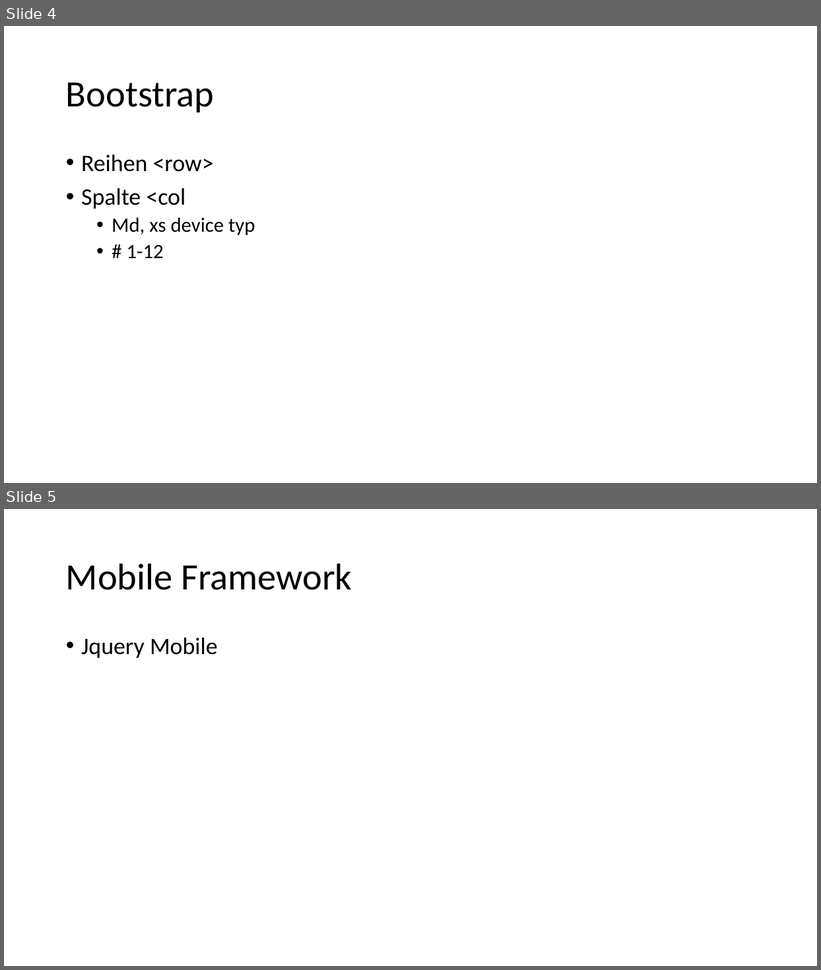
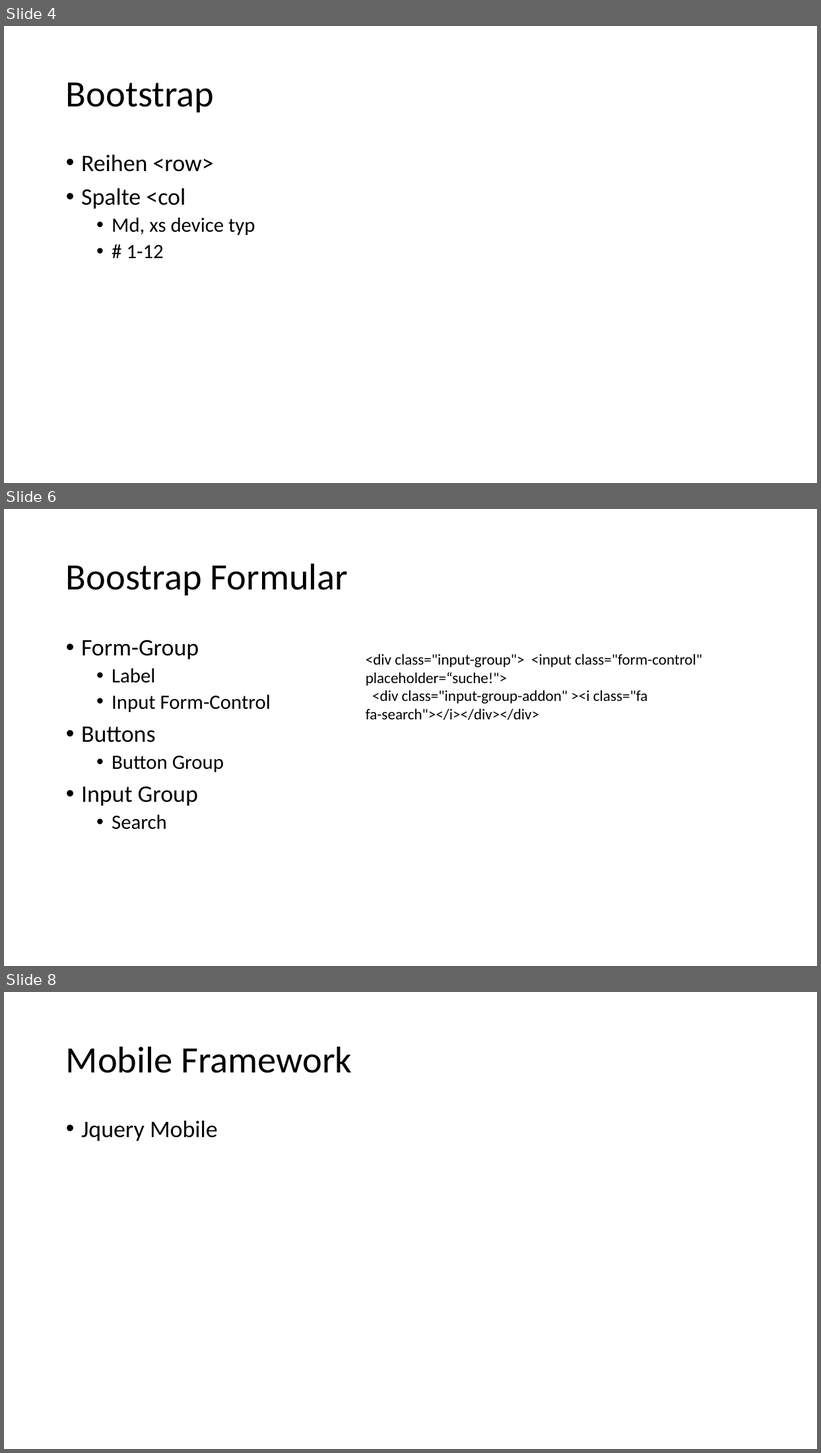
Before and after one commit to ppedvAG/WebformsKurs, a slide deck: 06DesignSEO.pptx. Shown one above the other, each under a label of ours: slides 4 and 5 before the commit, slides 4, 6 and 8 after it; the slides between them are not shown. The pictures are 821x970 and 821x1453 pixels, drawn with LibreOffice and Linux fonts; fonts in the diff are those of the drawing. Boxes give left, top, right and bottom in pixels: in the first picture for what was removed or moved away, otherwise in the second. Text is boxed around its words. In the diff, an @@ line names an element or a change of style, - is before the commit and + after.

```diff
--- a/06DesignSEO.pptx
+++ b/06DesignSEO.pptx
@@ slide 6 added at (x1=4, y1=509, x2=817, y2=966), background #FFFFFF @@
@@ title added at (x1=66, y1=563, x2=348, y2=595), 44 pt, text #000000 @@
+Boostrap Formular
@@ text added at (x1=81, y1=640, x2=271, y2=830), 24 pt, text #000000 @@
+• Form-Group
+  • Label
+  • Input Form-Control
+• Buttons
+  • Button Group
+• Input Group
+  • Search
@@ text added at (x1=366, y1=654, x2=702, y2=720), 18 pt, text #000000 @@
+<div class="input-group"> <input class="form-control" placeholder=“suche!">
+<div class="input-group-addon" ><i class="fa fa-search"></i></div></div>
@@ what was slide 5 is now slide 8 @@
```
Also in this commit, not shown: 1 slide changed, 2 other slides added, 16 other files.
